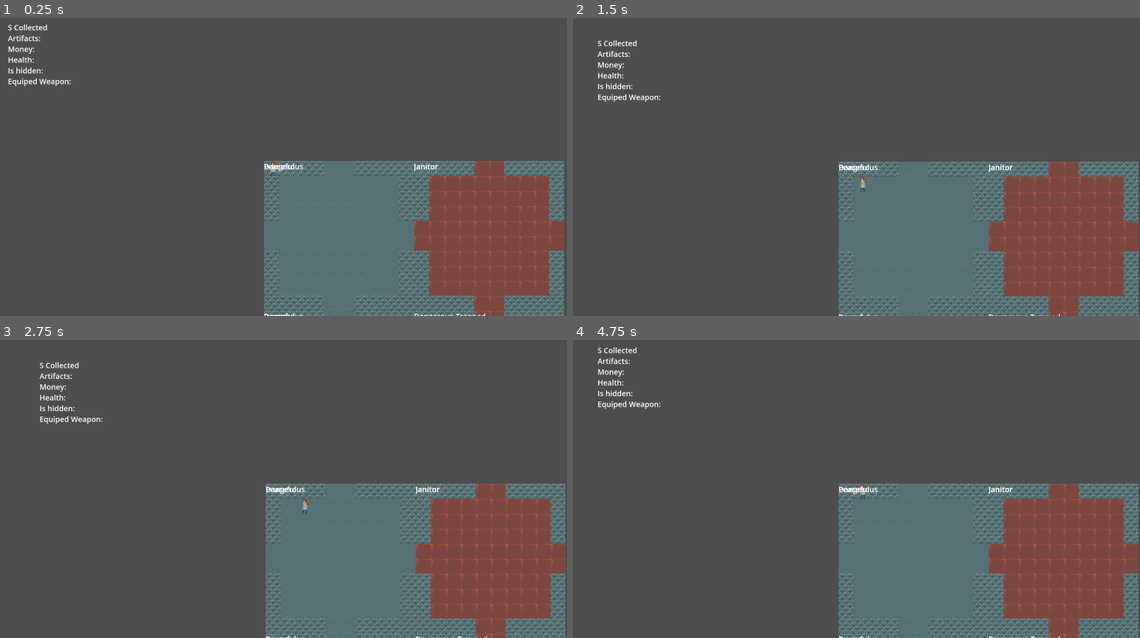
Above: before the commit, frames 1-4 (two rows, left to right).
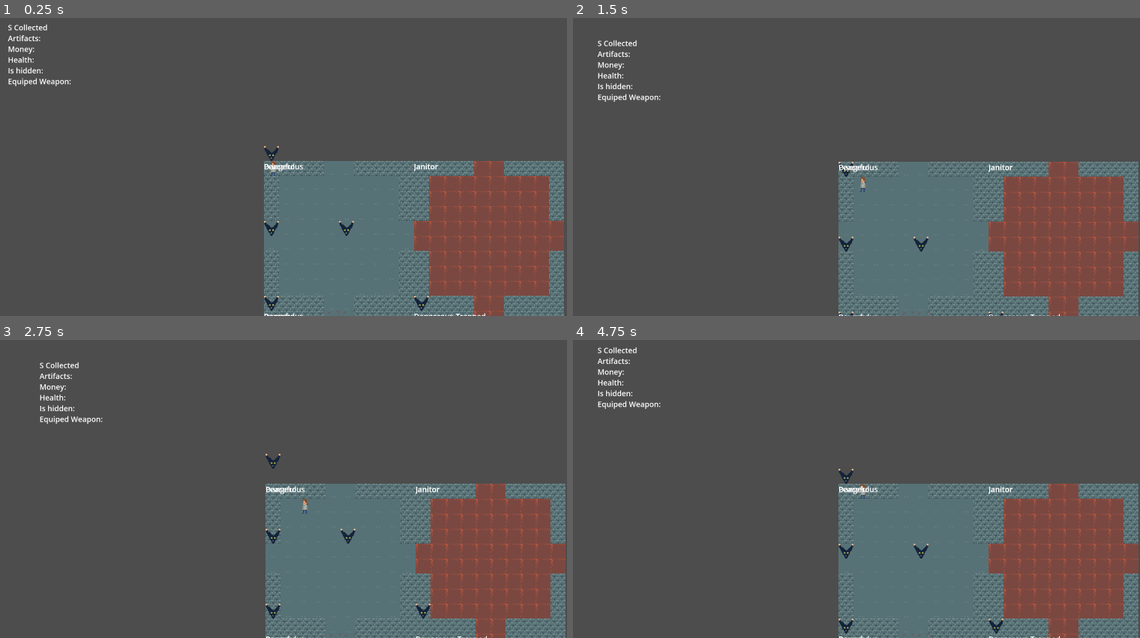
Above: after the commit, the same moments.

Repository: milomccarty99/ld-58
Game: Godot game, scene res://scenes/world.tscn
Two runs of this game, one before a commit and one after it. Both use one fixed random seed, a clock stepped at 60 frames per second and the inputs below.
Inputs (mouse positions are in pixels of both pictures, inside the frame that each line leads up to):
- Up to frame 1 (0.25 s): no input
- Up to frame 2 (1.5 s): move the mouse to (969, 152) at 0.52 s; press the mouse at (969, 152) at 0.53 s; hold D (right) 0.53-1.28 s; move the mouse to (720, 181) at 1.27 s; release the mouse at (720, 181) at 1.28 s; hold S (down) from 1.28 s (still down); click (720, 181) at 1.35 s
- Up to frame 3 (2.75 s): tap Enter at 2 s; move the mouse to (328, 423) at 2.02 s; release S (down) at 2.03 s; hold D (right) from 2.03 s (still down); hold Q (swap_weapon_L) from 2.03 s (still down); click (328, 423) at 2.3 s
- Up to frame 4 (4.75 s): move the mouse to (811, 548) at 2.77 s; release D (right) at 2.78 s; release Q (swap_weapon_L) at 2.78 s; hold W (up) 2.78-3.53 s; tap E (swap_weapon_R) at 2.85 s; click (811, 548) at 3.05 s; tap Space at 3.5 s; move the mouse to (1020, 533) at 3.52 s; press the mouse at (1020, 533) at 3.53 s; hold A (left) from 3.53 s (still down); tap Enter at 4.25 s; move the mouse to (658, 444) at 4.27 s; release the mouse at (658, 444) at 4.28 s; click (658, 444) at 4.35 s

The runs differ from the first frame. In frame 1, 0.3% of the frame differs, in the area x 46-76%, y 42-99%; in frame 2, 0.2%; in frame 3, 0.3%, in the area x 46-76%, y 38-94%; in frame 4, 0.3%.

Commit message:
added music and sfx. enemy spawning

Diff:
--- /dev/null
+++ b/scenes/music.gd
@@ -0,0 +1,8 @@
+extends AudioStreamPlayer2D
+
+func _ready() ->void:
+	play()
+
+func _process(delta : float)->void:
+	if not playing:
+		play()
--- /dev/null
+++ b/scenes/nondescript_enemy.tscn
@@ -0,0 +1,32 @@
+[gd_scene load_steps=5 format=3 uid="uid://blib4535moa53"]
+
+[ext_resource type="Script" uid="uid://bu3cc2n3ivs2n" path="res://scripts/enemy.gd" id="1_yj2nc"]
+[ext_resource type="Texture2D" uid="uid://qk5beyjtvb7o" path="res://images/bloop-enemy.png" id="2_488n5"]
+
+[sub_resource type="AtlasTexture" id="AtlasTexture_e3hyu"]
+atlas = ExtResource("2_488n5")
+region = Rect2(0, 0, 32, 32)
+
+[sub_resource type="SpriteFrames" id="SpriteFrames_q5onr"]
+animations = [{
+"frames": [{
+"duration": 1.0,
+"texture": SubResource("AtlasTexture_e3hyu")
+}],
+"loop": true,
+"name": &"default",
+"speed": 5.0
+}]
+
+[node name="NondescriptEnemy" type="Node2D"]
+z_index = 1
+texture_filter = 1
+script = ExtResource("1_yj2nc")
+
+[node name="EnemyAnimation" type="AnimatedSprite2D" parent="."]
+texture_filter = 1
+sprite_frames = SubResource("SpriteFrames_q5onr")
+
+[node name="DeleteMe" type="Timer" parent="."]
+wait_time = 0.25
+autostart = true
--- a/scenes/world.tscn
+++ b/scenes/world.tscn
@@ -1,14 +1,17 @@
-[gd_scene load_steps=16 format=3 uid="uid://xix7drsg6d8j"]
+[gd_scene load_steps=19 format=3 uid="uid://xix7drsg6d8j"]
 
 [ext_resource type="Script" uid="uid://cpguuti7aq1vi" path="res://scripts/player.gd" id="1_nnsk1"]
 [ext_resource type="Script" uid="uid://bvdv5e3gexbet" path="res://scripts/environment.gd" id="1_rwgxs"]
 [ext_resource type="Texture2D" uid="uid://bogtgqk2435pk" path="res://images/grass.png" id="2_71j4m"]
 [ext_resource type="Script" uid="uid://bjjcl8wm6mbu7" path="res://scripts/level.gd" id="2_i7141"]
 [ext_resource type="PackedScene" uid="uid://cfjq4ncda1a73" path="res://scenes/room.tscn" id="3_7r4gi"]
+[ext_resource type="PackedScene" uid="uid://blib4535moa53" path="res://scenes/nondescript_enemy.tscn" id="4_w7kh3"]
 [ext_resource type="Texture2D" uid="uid://d3rortgtgeujk" path="res://images/assortment.png" id="8_7r4gi"]
 [ext_resource type="Texture2D" uid="uid://cub3860npe3eq" path="res://images/ProtagIdle.png" id="8_w7kh3"]
 [ext_resource type="Texture2D" uid="uid://cxawsbs4iea12" path="res://images/Source_indoor_tiles_all.png" id="9_w7kh3"]
 [ext_resource type="Script" path="res://scenes/collision_shape_2d.gd" id="10_w7kh3"]
+[ext_resource type="AudioStream" uid="uid://dw3asfkgw5weq" path="res://music/UndergroundAccess.wav" id="11_q5onr"]
+[ext_resource type="Script" uid="uid://brbukdlla7y4c" path="res://scenes/music.gd" id="12_jhx03"]
 
 [sub_resource type="TileSetAtlasSource" id="TileSetAtlasSource_qfnet"]
 texture = ExtResource("2_71j4m")
@@ -488,6 +491,9 @@
 [node name="Room" parent="Environment/BoilerRoom" instance=ExtResource("3_7r4gi")]
 visible = false
 
+[node name="NondescriptEnemy" parent="Environment/BoilerRoom" instance=ExtResource("4_w7kh3")]
+visible = false
+
 [node name="FactoryFloor1" type="Node2D" parent="Environment"]
 
 [node name="FactoryYard" type="Node2D" parent="Environment"]
@@ -545,3 +551,8 @@
 position = Vector2(0, -2)
 shape = SubResource("RectangleShape2D_7r4gi")
 script = ExtResource("10_w7kh3")
+
+[node name="AudioStreamPlayer2D" type="AudioStreamPlayer2D" parent="."]
+stream = ExtResource("11_q5onr")
+autoplay = true
+script = ExtResource("12_jhx03")
--- /dev/null
+++ b/scripts/enemy.gd
@@ -0,0 +1,45 @@
+extends Node2D
+
+
+var energy = 10
+var speed = 100
+var turnTake
+var equippedWeapon = "fist"
+var weaponRange = "1"
+var health = 2
+@onready
+var timer_delete_later = $DeleteMe
+@export var sequence : String = "uuddlrlraa"
+@export var step : int = 0
+@export var starting_pos = Vector2(0,0)
+
+func _enter_tree() -> void:
+	position.x = 16 + starting_pos.x #+ 320aaa
+	position.y = 16 + starting_pos.y #+ 320
+
+func _ready() ->void:
+	timer_delete_later.autostart = true
+
+func _process(delta: float) -> void:
+	if timer_delete_later.time_left <= 0.05:
+		timer_delete_later.start(0.25)
+		sequence_step()
+
+
+
+func sequence_step()->void:
+	var move_to_go = sequence[step%sequence.length()]
+	if move_to_go == 'u':
+		position.y -= 32
+	elif move_to_go == 'd':
+		position.y += 32
+	elif move_to_go == 'l':
+		position.x -= 32
+	elif move_to_go == 'r':
+		position.x += 32
+	elif move_to_go == 'a':
+		attack()
+	step +=1 #increment
+
+func attack()->void:
+	pass
--- a/scripts/level.gd
+++ b/scripts/level.gd
@@ -8,6 +8,7 @@
 @onready
 var tileMap = $"../TileMapLayer"
 var room_scene_preload = preload("res://scenes/room.tscn")
+var enemy_preload = preload("res://scenes/nondescript_enemy.tscn")
 @onready
 var enter_room = Vector2(0,0)
 var exit_room = Vector2(width -1, height - 1)
@@ -213,10 +214,33 @@
 				room_to_instance.floor_sample = tile_indexed[splash]
 				room_to_instance.door_dir = look_for_doors(Vector2(i,j))
 				room_to_instance.walls = look_for_walls(Vector2(i,j))
+				# "Peaceful", "Trapped", "Dangerous", "Dangerous-Trapped"]
+				if room_to_instance.roomtype == "Peaceful":
+					pass # no enemies
+				if room_to_instance.roomtype == "Trapped":
+					spawn_enemies(Vector2(i,j), 1)
+					pass # spawn 1 trapper (?)
+				if room_to_instance.roomtype == "Dangerous":
+					spawn_enemies(Vector2(i,j), 3)
+					pass # spawn 3
+				if room_to_instance.roomtype == "Dangerous-Trapped":
+					spawn_enemies(Vector2(i,j), 4)
+					pass # spawn 4 - 1 trappers 3 enemies
+
+
+
 				add_child(room_to_instance)
-
 			#tileMap.set_cell(Vector2(i,j), 1, Vector2(3,1))
 
 
-			 #initialize unique indices
-	pass
+
+	pass
+func spawn_enemies(room_coords : Vector2,num_base_enemies : int, num_trappers: int = 0, num_janitors : int = 0)->void:
+	var start_pos = Vector2(1,1)
+	for base_enemy in range(0,num_base_enemies):
+		var base_enemy_to_instance = enemy_preload.instantiate()
+		base_enemy_to_instance.starting_pos = Vector2(room_coords.x * 32 * width * start_pos.x, room_coords.y * 32 * width * start_pos.y )
+		add_child(base_enemy_to_instance)
+		start_pos += Vector2(1,1)
+
+	pass
Binary file added: images/bloop-enemy.png
Not shown, added: images/bloop-enemy.png.import
Not shown, added: music/UndergroundAccess.wav.import
Not shown, added: scenes/music.gd.uid
Not shown, added: scripts/enemy.gd.uid
Not shown, added: soundfx/drain_water.wav.import
Not shown, added: soundfx/drip_1.wav.import
Not shown, added: soundfx/drip_blop.wav.import
Not shown, added: soundfx/drip_boip.wav.import
Not shown, added: soundfx/drip_boiwip.wav.import
Not shown, added: soundfx/drip_bwip.wav.import
Not shown, added: soundfx/drip_hit.wav.import
(and 30 more such lines)
